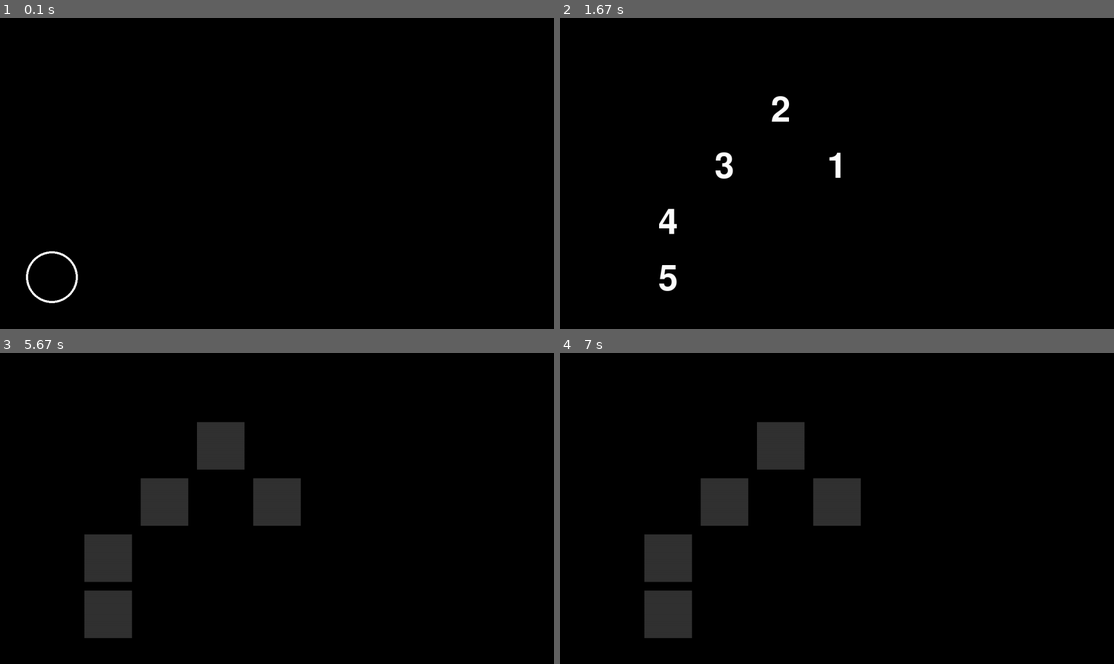
Above: before the commit, frames 1-4 (two rows, left to right).
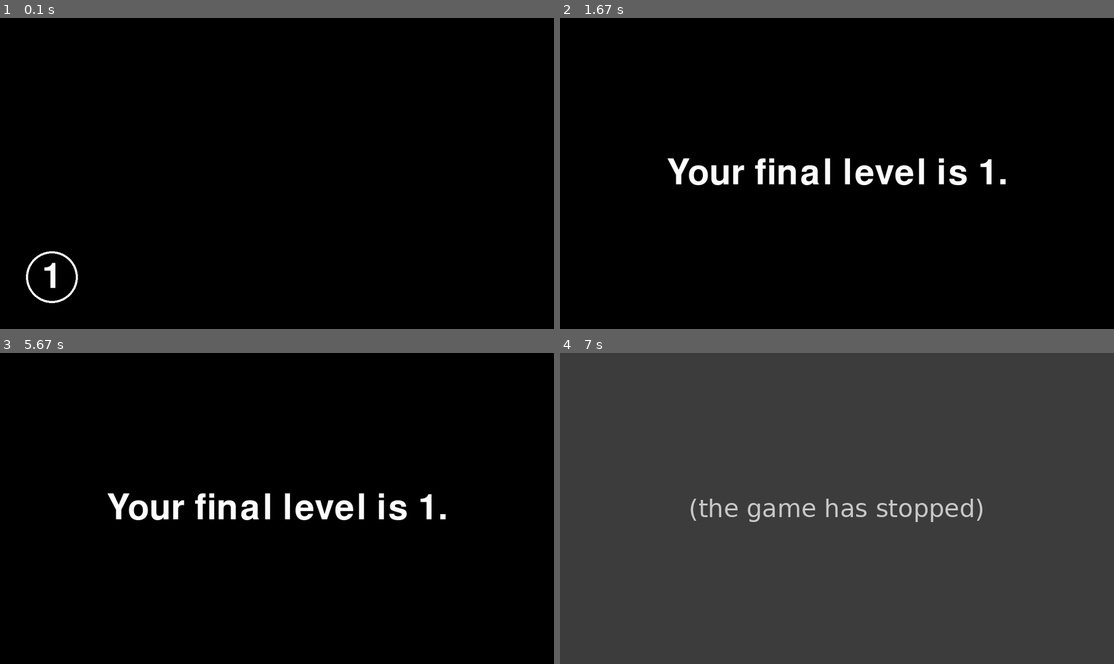
Above: after the commit, the same moments.

Repository: ChaeHyunsic/Python
Game: pygame game, started from pygame_memory/pygame_memory.py
Same seed, same stepped clock (60 frames per second), same inputs: the game is played once before the commit and once after it.
Inputs (mouse positions are in pixels of both pictures, inside the frame that each line leads up to):
- Up to frame 1 (0.1 s): no input
- Up to frame 2 (1.67 s): click (609, 276) at 0.38 s, where only the run after the commit has a clickable "1"; click (665, 245) at 0.72 s
- Up to frame 3 (5.67 s): no input
- Up to frame 4 (7 s): no input

The runs differ from the first frame. In frame 1, 0.1% of the frame differs, in the area x 7-10%, y 78-87%; in frame 2, 2.7%; in frame 3, 7.9%; in frame 4, 94%, in the area x 0-100%, y 0-100%.
After the commit the program exited at 5.77 s; later frames show no game.

Commit message:
add reflecting level function

Diff:
--- a/pygame_memory/pygame_memory.py
+++ b/pygame_memory/pygame_memory.py
@@ -1,8 +1,13 @@
 import pygame
 from random import *
 
+
 def display_level_screen():    # 게임 난이도를 표시
     pygame.draw.circle(screen, (255, 255, 255), ind_level.center, 60, 5)
+
+    msg = font.render("{0}".format(current_level), True, (255, 255, 255))
+    msg_rect = msg.get_rect(center=ind_level.center)
+    screen.blit(msg, msg_rect)
 
 
 def display_game_screen():  # memory 게임 실행
@@ -18,8 +23,9 @@
             pygame.draw.rect(screen, (50, 50, 50), value)
         else:
             show_cell = font.render(str(index), True, (255, 255, 255))
-            show_cell_rect = show_cell.get_rect(center =value.center)
+            show_cell_rect = show_cell.get_rect(center=value.center)
             screen.blit(show_cell, show_cell_rect)
+
 
 def check_start(pos):   # 사용자가 게임 시작을 하고자하는지 확인
     global start, start_ticks
@@ -30,8 +36,9 @@
         start = True
         start_ticks = pygame.time.get_ticks()
 
+
 def check_answer(pos):  # 사용자가 선택한 것이 정답인지 확인
-    global hidden
+    global hidden, start, current_level
 
     for button in answer:
         if button.collidepoint(pos):
@@ -40,8 +47,15 @@
                 if not hidden:
                     hidden = True
             else:
-                pass
+                game_over()
             break
+
+    if len(answer) == 0:
+        start = False
+        hidden = False
+        current_level += 1
+        reflect_level(current_level)
+
 
 def reflect_level(level):   # 게임 난이도에 맞는 게임 출력
     global maximum_display_time
@@ -54,6 +68,7 @@
     total_count = min(total_count, 20)
 
     shuffle_grid(total_count)
+
 
 def shuffle_grid(total_count):
     rows = 5
@@ -73,13 +88,26 @@
             grid[row_index][col_index] = number
             number += 1
 
-            center_x = screen_left_margin + col_index * total_cell_size + total_cell_size / 2
+            center_x = screen_left_margin + col_index * \
+                total_cell_size + total_cell_size / 2
             center_y = screen_top_margin + row_index * total_cell_size + total_cell_size / 2
 
             cell = pygame.Rect(0, 0, real_cell_size, real_cell_size)
             cell.center = (center_x, center_y)
 
             answer.append(cell)
+
+
+def game_over():
+    global running
+
+    running = False
+
+    msg = font.render("Your final level is {0}.".format(
+        current_level), True, (255, 255, 255))
+    msg_rect = msg.get_rect(center=(screen_width/2, screen_height/2))
+    screen.fill((0, 0, 0))
+    screen.blit(msg, msg_rect)
 
 
 pygame.init()   # pygame 시작
@@ -107,7 +135,8 @@
 start_ticks = None
 
 # 초기 게임 난이도 반영
-reflect_level(1)
+current_level = 1
+reflect_level(current_level)
 
 # 게임 진행 루프
 running = True
@@ -133,4 +162,5 @@
 
     pygame.display.update()  # 변동 사항 반영
 
+pygame.time.delay(5000)
 pygame.quit()   # pygame 종료
